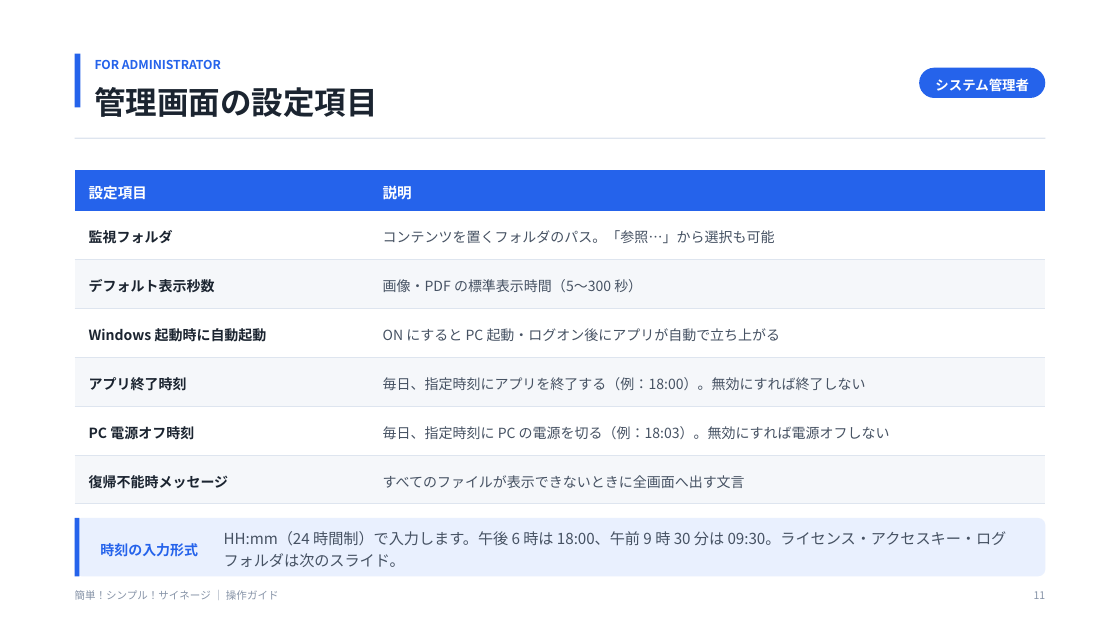
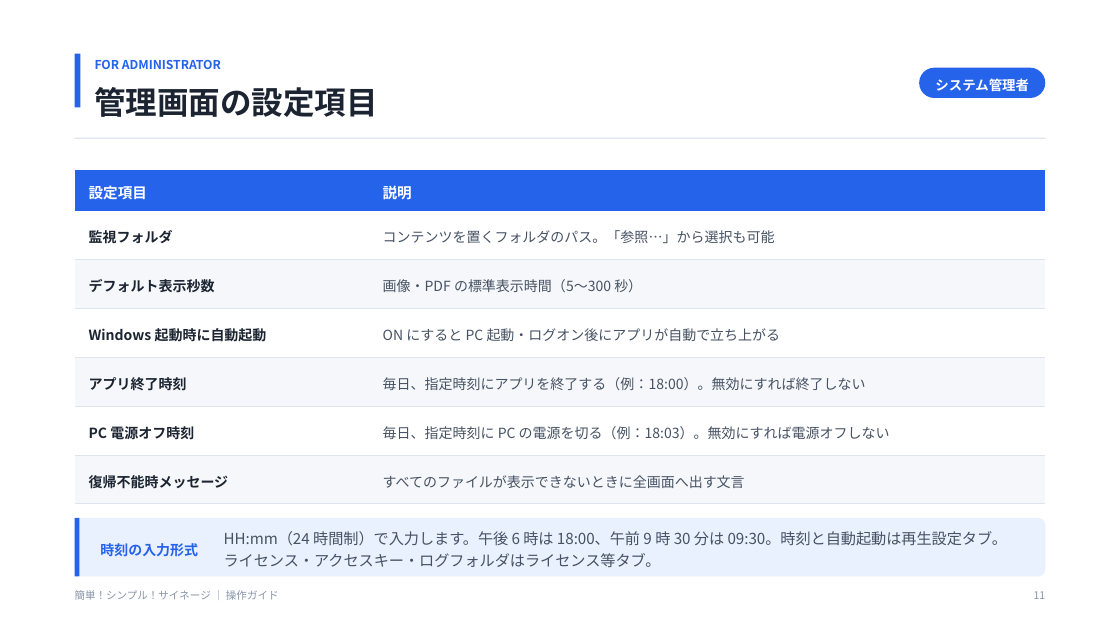
Before and after one commit to kamanori3/SimpleDigitalSignage, a slide deck: slide 11 of docs/操作ガイド.pptx. Drawn at 1120x630 pixels with LibreOffice and Linux fonts; fonts in the diff are those of the drawing. Boxes give left, top, right and bottom in pixels: in the first picture for what was removed or moved away, otherwise in the second. Text is boxed around its words. In the diff, an @@ line names an element or a change of style, - is before the commit and + after.

```diff
--- a/docs/操作ガイド.pptx
+++ b/docs/操作ガイド.pptx
@@ text at [224, 531, 1007, 567]: text changed @@
-HH:mm（24 時間制）で入力します。午後 6 時は 18:00、午前 9 時 30 分は 09:30。ライセンス・アクセスキー・ログフォルダは次のスライド。
+HH:mm（24 時間制）で入力します。午後 6 時は 18:00、午前 9 時 30 分は 09:30。時刻と自動起動は再生設定タブ。ライセンス・アクセスキー・ログフォルダはライセンス等タブ。
```
Also in this commit, not shown: 7 other slides changed, 15 other files.
